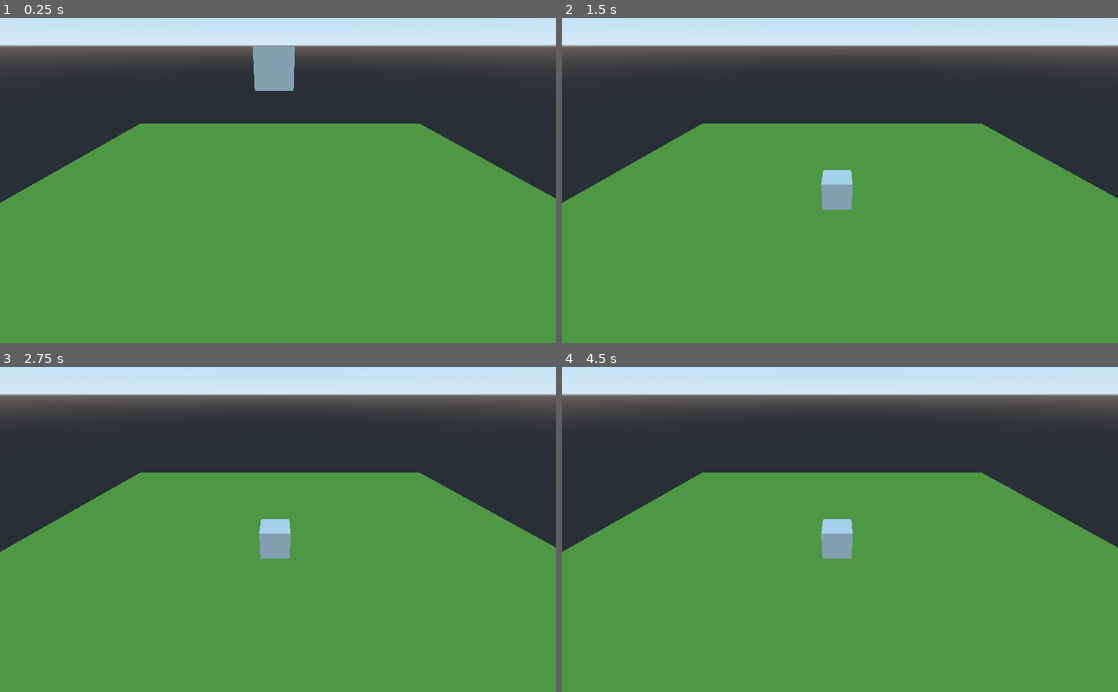
Above: before the commit, frames 1-4 (two rows, left to right).
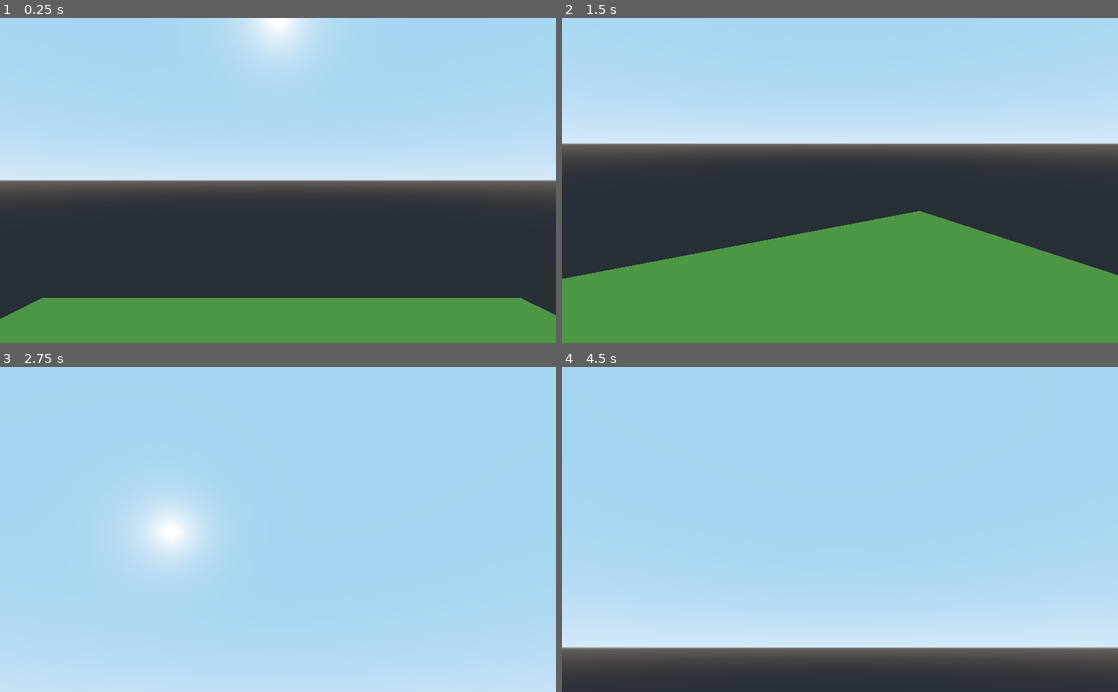
Above: after the commit, the same moments.

Repository: jacksonelfersbd0/sp4
Game: Godot game, scene res://Main.tscn
Two runs of this game, one before a commit and one after it. Both use one fixed random seed, a clock stepped at 60 frames per second and the inputs below.
Inputs (mouse positions are in pixels of both pictures, inside the frame that each line leads up to):
- Up to frame 1 (0.25 s): no input
- Up to frame 2 (1.5 s): move the mouse to (962, 164) at 0.52 s; hold Right (ui_right) 0.53-1.28 s; move the mouse to (728, 196) at 1.27 s; hold Down (ui_down) from 1.28 s (still down)
- Up to frame 3 (2.75 s): move the mouse to (333, 458) at 2.02 s; release Down (ui_down) at 2.03 s; hold Right (ui_right) from 2.03 s (still down)
- Up to frame 4 (4.5 s): tap Enter at 2.75 s; move the mouse to (812, 594) at 2.77 s; release Right (ui_right) at 2.78 s; hold Up (ui_up) 2.78-3.53 s; move the mouse to (1006, 578) at 3.52 s; hold Left (ui_left) from 3.53 s (still down); move the mouse to (673, 480) at 4.27 s

The runs differ from the first frame. In frame 1, 85% of the frame differs, in the area x 0-100%, y 0-93%; in frame 2, 68%; in frame 3, 100%, in the area x 0-100%, y 0-100%; in frame 4, 100%.

Commit message:
add: fly around camera

Diff:
--- /dev/null
+++ b/src/Ball.tscn
@@ -0,0 +1,19 @@
+[gd_scene load_steps=4 format=2]
+
+[ext_resource path="res://RigidBody.gd" type="Script" id=1]
+
+[sub_resource type="SphereMesh" id=2]
+
+[sub_resource type="SphereShape" id=3]
+
+[node name="Spatial" type="RigidBody"]
+script = ExtResource( 1 )
+
+[node name="MeshInstance" type="MeshInstance" parent="."]
+mesh = SubResource( 2 )
+
+[node name="Camera" type="Camera" parent="."]
+transform = Transform( 1, 0, 0, 0, 0.929003, 0.370071, 0, -0.370071, 0.929003, 0, 2.06739, 3.51711 )
+
+[node name="CollisionShape" type="CollisionShape" parent="."]
+shape = SubResource( 3 )
--- /dev/null
+++ b/src/Ball2.tscn
@@ -0,0 +1,21 @@
+[gd_scene load_steps=4 format=2]
+
+[ext_resource path="res://RigidBody.gd" type="Script" id=1]
+
+[sub_resource type="SphereShape" id=1]
+
+[sub_resource type="SphereMesh" id=2]
+
+[node name="Ball2" type="Spatial"]
+
+[node name="RigidBody" type="RigidBody" parent="."]
+script = ExtResource( 1 )
+
+[node name="CollisionShape" type="CollisionShape" parent="RigidBody"]
+shape = SubResource( 1 )
+
+[node name="MeshInstance" type="MeshInstance" parent="."]
+mesh = SubResource( 2 )
+
+[node name="Camera" type="Camera" parent="."]
+transform = Transform( 1, 0, 0, 0, 0.925018, 0.379924, 0, -0.379924, 0.925018, 0, 2.45244, 4.74583 )
--- /dev/null
+++ b/src/Ball3.tscn
@@ -0,0 +1,16 @@
+[gd_scene load_steps=4 format=2]
+
+[ext_resource path="res://RigidBody.gd" type="Script" id=1]
+
+[sub_resource type="SphereShape" id=1]
+
+[sub_resource type="SphereMesh" id=2]
+
+[node name="Ball3" type="RigidBody"]
+script = ExtResource( 1 )
+
+[node name="CollisionShape" type="CollisionShape" parent="."]
+shape = SubResource( 1 )
+
+[node name="MeshInstance" type="MeshInstance" parent="."]
+mesh = SubResource( 2 )
--- /dev/null
+++ b/src/Camera.gd
@@ -0,0 +1,62 @@
+extends Camera
+
+# Movement speed (adjust as needed)
+var speed : float = 10.0
+# Mouse sensitivity (adjust as needed)
+var sensitivity : float = 0.3
+
+# Variables to track mouse movement
+var yaw : float = 0.0
+var pitch : float = 0.0
+
+# Movement directions
+var forward : bool = false
+var backward : bool = false
+var left : bool = false
+var right : bool = false
+var up : bool = false
+var down : bool = false
+
+func _ready():
+	# Hide the mouse cursor and capture it to move the camera smoothly
+	Input.set_mouse_mode(Input.MOUSE_MODE_CAPTURED)
+
+func _input(event):
+	# Handle mouse movement for camera rotation
+	if event is InputEventMouseMotion:
+		yaw -= event.relative.x * sensitivity
+		pitch -= event.relative.y * sensitivity
+		pitch = clamp(pitch, -90, 90)  # Limit pitch to avoid flipping
+
+func _process(delta):
+	# Update camera rotation
+	rotation_degrees.x = pitch
+	rotation_degrees.y = yaw
+
+	# Handle keyboard input using default UI actions
+	forward = Input.is_action_pressed("ui_up")
+	backward = Input.is_action_pressed("ui_down")
+	left = Input.is_action_pressed("ui_left")
+	right = Input.is_action_pressed("ui_right")
+	up = Input.is_action_pressed("move_up")  # Keep these custom actions
+	down = Input.is_action_pressed("move_down")  # Keep these custom actions
+
+	# Apply movement based on input
+	var direction = Vector3()
+
+	if forward:
+		direction -= transform.basis.z  # Invert the direction to make forward positive
+	if backward:
+		direction += transform.basis.z  # Invert the direction to make backward negative
+	if left:
+		direction -= transform.basis.x
+	if right:
+		direction += transform.basis.x
+	if up:
+		direction += Vector3(0, 1, 0)
+	if down:
+		direction -= Vector3(0, 1, 0)
+
+	# Normalize direction and move the camera
+	direction = direction.normalized()
+	translation += direction * speed * delta
--- /dev/null
+++ b/src/CameraRig.gd
@@ -0,0 +1,60 @@
+extends Spatial  # Can also extend Node
+
+onready var ball = get_node("../Ball3")  # This accesses the Ball3 sibling node from CameraRig
+onready var camera = $Camera  # Reference to the Camera
+
+var offset = Vector3(0, 5, 10)  # Position of the camera relative to the ball
+var smooth_factor = 2.0  # Smooth transition speed of the camera
+
+var rotation_speed = 0.2  # Speed of camera rotation
+var camera_yaw = 0  # Current yaw (rotation) of the camera
+var pitch = 0  # Camera pitch (up and down rotation)
+var pitch_limit = 80  # Limit for camera pitch (up and down rotation)
+
+var last_mouse_position = Vector2.ZERO  # To store the last mouse position
+
+func _ready():
+	# Hide the cursor and capture it to control camera rotation
+	Input.set_mouse_mode(Input.MOUSE_MODE_VISIBLE)  # Change to VISIBLE for debugging
+	last_mouse_position = get_viewport().get_mouse_position()  # Store initial position of the mouse
+
+func _process(delta):
+	var mouse_position = get_viewport().get_mouse_position()  # Get current mouse position
+	var mouse_delta = mouse_position - last_mouse_position  # Calculate mouse movement delta
+
+	# Print mouse position for debugging
+	print("Mouse Position: ", mouse_position)
+	print("Mouse Delta: ", mouse_delta)
+
+	# Update yaw and pitch
+	camera_yaw -= mouse_delta.x * rotation_speed
+	pitch -= mouse_delta.y * rotation_speed
+
+	# Clamp the pitch to avoid flipping
+	pitch = clamp(pitch, -pitch_limit, pitch_limit)
+
+	# Rotate the camera based on yaw and pitch
+	camera.rotation_degrees = Vector3(pitch, camera_yaw, 0)
+
+	# Update the position of CameraRig to follow the ball smoothly
+	var target_position = ball.global_transform.origin + offset
+	global_transform.origin = global_transform.origin.linear_interpolate(target_position, delta * smooth_factor)
+
+	# The camera always faces the ball (without rotating with the ball)
+	camera.look_at(ball.global_transform.origin, Vector3.UP)
+
+	# Player control for moving the ball based on camera direction
+	var direction = Vector3.ZERO
+
+	# Keyboard Input for forward/backward movement
+	if Input.is_action_pressed("ui_up"):
+		direction += camera.global_transform.basis.z  # Move forward in camera's local Z direction
+	if Input.is_action_pressed("ui_down"):
+		direction -= camera.global_transform.basis.z  # Move backward in camera's local Z direction
+
+	if direction != Vector3.ZERO:
+		direction = direction.normalized()
+		ball.apply_central_impulse(direction * 10)  # Adjust speed as needed
+
+	# Update last mouse position
+	last_mouse_position = mouse_position
--- /dev/null
+++ b/src/CameraRig2.gd
@@ -0,0 +1,58 @@
+extends Spatial
+
+onready var camera = $Camera  # Reference to the Camera node
+var speed = 5.0  # Movement speed of the camera
+var rotation_speed = 0.2  # Rotation speed of the camera
+
+var mouse_sensitivity = 0.3  # How sensitive the mouse movement is
+var yaw = 0  # Horizontal (yaw) rotation
+var pitch = 0  # Vertical (pitch) rotation
+var pitch_limit = 80  # Limit for vertical rotation to avoid flipping
+
+var last_mouse_position = Vector2.ZERO  # To store the last mouse position
+
+func _ready():
+	# Hide the mouse cursor and capture it to control camera movement
+	Input.set_mouse_mode(Input.MOUSE_MODE_CAPTURED)
+	last_mouse_position = get_viewport().get_mouse_position()
+
+func _process(delta):
+	# Get the current mouse position
+	var mouse_position = get_viewport().get_mouse_position()
+
+	# Print mouse position for debugging purposes
+	print("Mouse Position: ", mouse_position)
+
+	var mouse_delta = mouse_position - last_mouse_position  # Calculate mouse movement delta
+
+	# Update yaw and pitch based on mouse delta
+	yaw -= mouse_delta.x * rotation_speed * mouse_sensitivity
+	pitch -= mouse_delta.y * rotation_speed * mouse_sensitivity
+
+	# Clamp the pitch to prevent flipping
+	pitch = clamp(pitch, -pitch_limit, pitch_limit)
+
+	# Apply the rotation to the CameraRig
+	rotation_degrees.y = yaw  # Yaw (horizontal rotation)
+
+	# Update camera's pitch (vertical rotation) separately
+	camera.rotation_degrees.x = pitch  # Pitch (vertical rotation)
+
+	# Move the CameraRig using keyboard input (WASD for movement)
+	var direction = Vector3.ZERO
+	if Input.is_action_pressed("ui_up"):
+		direction += camera.global_transform.basis.z  # Move forward in the camera's direction
+	if Input.is_action_pressed("ui_down"):
+		direction -= camera.global_transform.basis.z  # Move backward
+	if Input.is_action_pressed("ui_left"):
+		direction -= camera.global_transform.basis.x  # Move left
+	if Input.is_action_pressed("ui_right"):
+		direction += camera.global_transform.basis.x  # Move right
+
+	# Normalize the direction to ensure consistent speed and apply movement
+	if direction != Vector3.ZERO:
+		direction = direction.normalized()
+		global_transform.origin += direction * speed * delta  # Move the camera rig
+
+	# Update the last mouse position
+	last_mouse_position = mouse_position
--- a/src/Main.tscn
+++ b/src/Main.tscn
@@ -1,16 +1,18 @@
-[gd_scene load_steps=3 format=2]
+[gd_scene load_steps=4 format=2]
 
 [ext_resource path="res://Floor.tscn" type="PackedScene" id=1]
-[ext_resource path="res://Box.tscn" type="PackedScene" id=2]
+[ext_resource path="res://Camera.gd" type="Script" id=2]
+[ext_resource path="res://Box.tscn" type="PackedScene" id=4]
 
 [node name="Spatial" type="Spatial"]
 
 [node name="Floor" parent="." instance=ExtResource( 1 )]
 transform = Transform( 1, 0, 0, 0, 1, 0, 0, 0, 1, 0.282283, -0.439336, 0.511783 )
 
-[node name="Spatial" parent="Floor" instance=ExtResource( 2 )]
-transform = Transform( 1, 0, 0, 0, 1, 0, 0, 0, 1, -0.478737, 9.12445, -0.749137 )
+[node name="Spatial" parent="." instance=ExtResource( 4 )]
+transform = Transform( 1, 0, 0, 0, 1, 0, 0, 0, 1, -0.110444, 6.24944, 8.41373 )
 
 [node name="Camera" type="Camera" parent="."]
-transform = Transform( 1, 0, 0, 0, 0.864731, 0.502235, 0, -0.502235, 0.864731, 0, 9.46352, 13.4479 )
+transform = Transform( 1, 0, 0, 0, 1, 0, 0, 0, 1, 0, 9.63973, 0 )
 current = true
+script = ExtResource( 2 )
--- /dev/null
+++ b/src/RigidBody.gd
@@ -0,0 +1,30 @@
+extends RigidBody
+
+# Speed and movement direction
+var speed = 1.0
+var direction = Vector3.ZERO
+
+func _process(delta):
+	direction = Vector3.ZERO
+
+	# Keyboard Input
+	if Input.is_action_pressed("ui_up"):
+		direction += Vector3.FORWARD
+	if Input.is_action_pressed("ui_down"):
+		direction += Vector3.BACK
+	if Input.is_action_pressed("ui_left"):
+		direction += Vector3.LEFT
+	if Input.is_action_pressed("ui_right"):
+		direction += Vector3.RIGHT
+
+	# Normalize and apply force
+	if direction != Vector3.ZERO:
+		direction = direction.normalized()
+		apply_central_impulse(direction * speed)
+
+
+func _integrate_forces(state):
+	# Gyroscope-based tilt (for mobile)
+	if OS.has_feature("mobile"):
+		var tilt = Input.get_accelerometer()  # Get accelerometer data
+		apply_central_impulse(Vector3(-tilt.y, 0, -tilt.x) * speed)
Not shown, changed: docs/index.html
Not shown, changed: docs/index.js
Not shown, changed: docs/index.pck
Not shown, changed: docs/index.wasm
